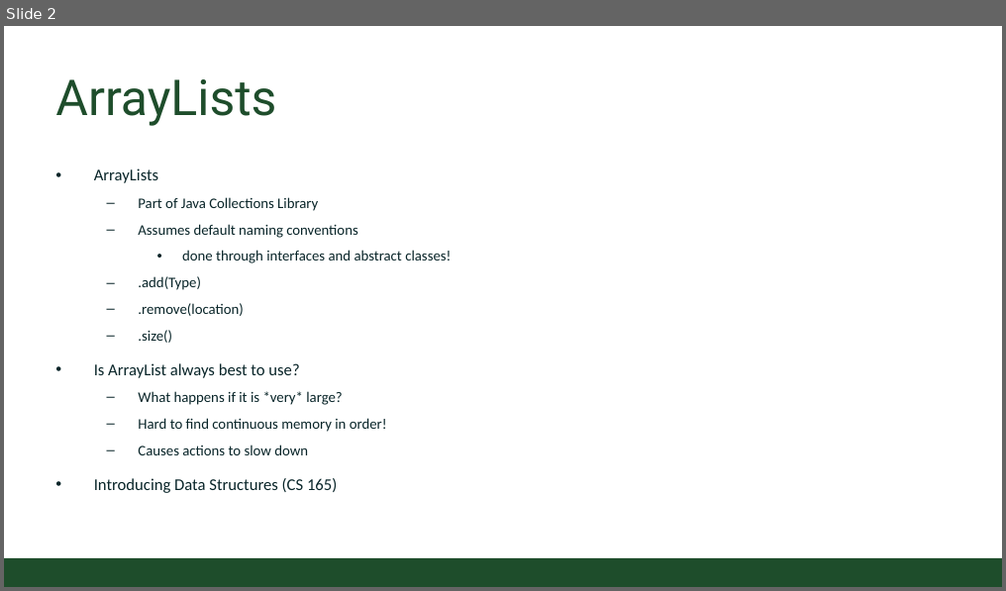
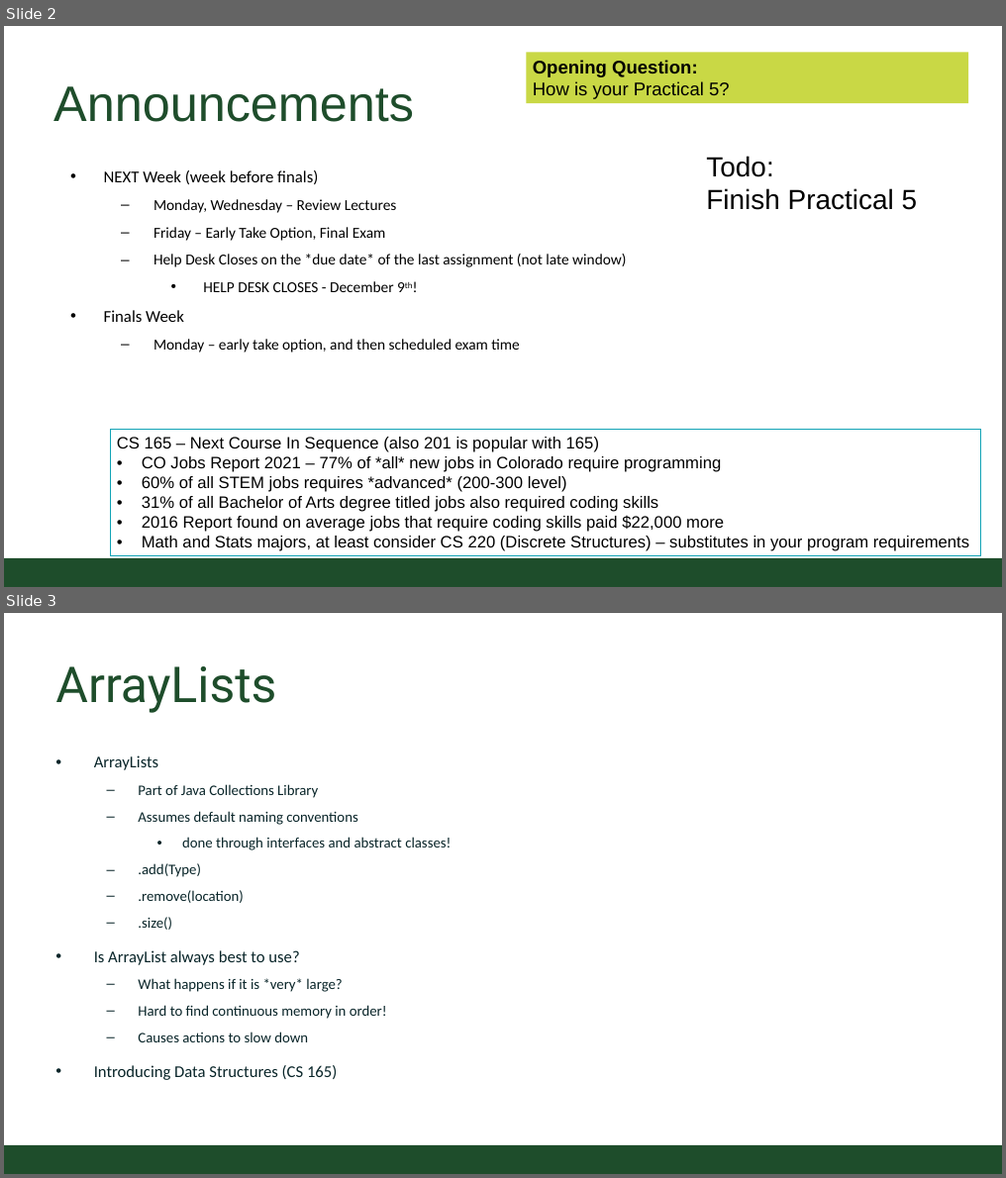
Before and after one commit to CSU-CompSci-CS163-4/Handouts, a slide deck: slides/On-Campus/14_03_Collections.pptx. Shown one above the other, each under a label of ours: slide 2 before the commit, slides 2 and 3 after it. The pictures are 1006x591 and 1006x1178 pixels, drawn with LibreOffice and Linux fonts; fonts in the diff are those of the drawing; background and template pictures are left out. Boxes give left, top, right and bottom in pixels: in the first picture for what was removed or moved away, otherwise in the second. Text is boxed around its words. In the diff, an @@ line names an element or a change of style, - is before the commit and + after.

```diff
--- a/slides/On-Campus/14_03_Collections.pptx
+++ b/slides/On-Campus/14_03_Collections.pptx
@@ slide 2 added at (x1=4, y1=26, x2=1002, y2=587), background #FFFFFF @@
@@ rectangle added at (x1=526, y1=53, x2=968, y2=103), fill #C9D845, 20 pt, text #000000 @@
+Opening Question:
+How is your Practical 5?
@@ title added at (x1=54, y1=86, x2=414, y2=122), 54.4 pt, text #1E4D2B @@
+Announcements
@@ text added at (x1=104, y1=171, x2=626, y2=353), 16.6 pt, text #000000 @@
+• NEXT Week (week before finals)
+  – Monday, Wednesday – Review Lectures
+  – Friday – Early Take Option, Final Exam
+  – Help Desk Closes on the *due date* of the last assignment (not late window)
+    • HELP DESK CLOSES - December 9th!
+• Finals Week
+  – Monday – early take option, and then scheduled exam time
@@ text added at (x1=706, y1=156, x2=918, y2=210), 30.2 pt, text #000000 @@
+Todo:
+Finish Practical 5
@@ rectangle added at (x1=110, y1=430, x2=981, y2=557), outline #12A3B6 0.75 pt, 18 pt, text #000000 @@
+CS 165 – Next Course In Sequence (also 201 is popular with 165)
+• CO Jobs Report 2021 – 77% of *all* new jobs in Colorado require programming
+• 60% of all STEM jobs requires *advanced* (200-300 level)
+• 31% of all Bachelor of Arts degree titled jobs also required coding skills
+• 2016 Report found on average jobs that require coding skills paid $22,000 more
+• Math and Stats majors, at least consider CS 220 (Discrete Structures) – substitutes in your program requirements
@@ rectangle added at (x1=4, y1=559, x2=1002, y2=587), fill #1E4D2B @@
@@ what was slide 2 is now slide 3 @@
```
Also in this commit, not shown: 2 slides changed, 3 other slides added.
